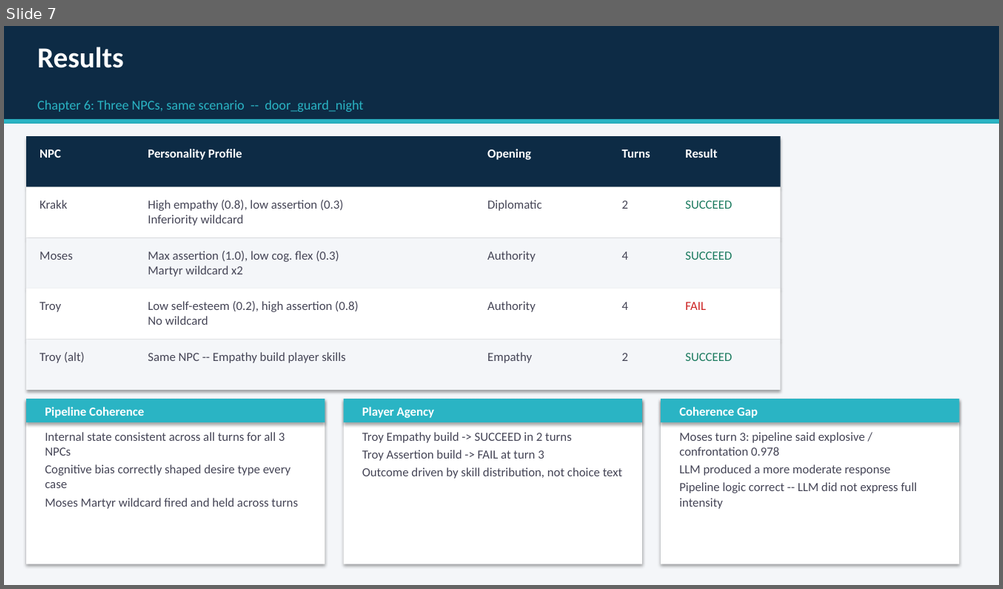
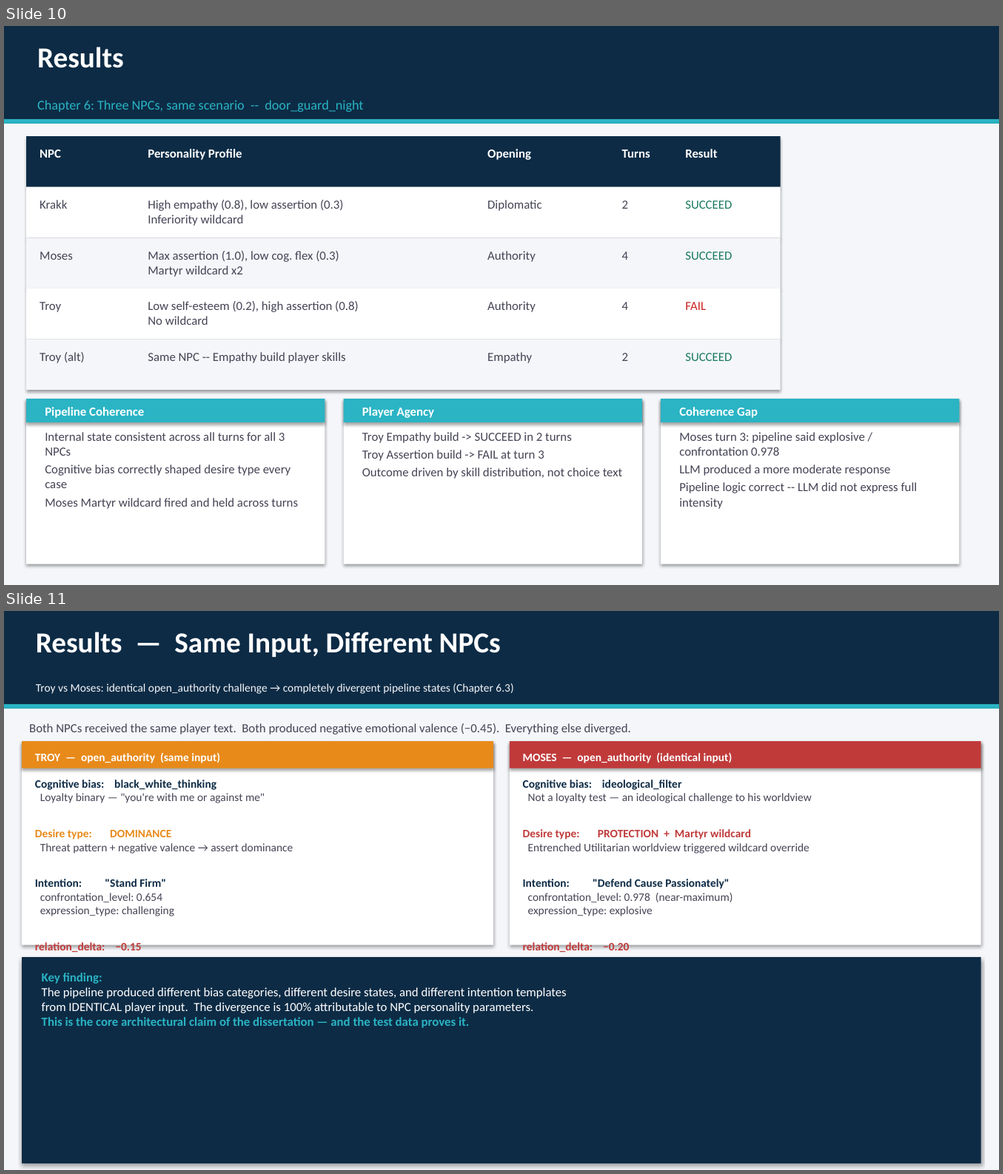
Before and after one commit to iiCHROME17/PNE, a slide deck: Dissertation/Materials/PNE_Presentation.pptx. Shown one above the other, each under a label of ours: slide 7 before the commit, slides 10 and 11 after it. The pictures are 1003x589 and 1003x1174 pixels, drawn with LibreOffice and Linux fonts; fonts in the diff are those of the drawing. Boxes give left, top, right and bottom in pixels: in the first picture for what was removed or moved away, otherwise in the second. Text is boxed around its words. In the diff, an @@ line names an element or a change of style, - is before the commit and + after.

```diff
--- a/Dissertation/Materials/PNE_Presentation.pptx
+++ b/Dissertation/Materials/PNE_Presentation.pptx
@@ slide 11 added at bbox=[4, 611, 999, 1170], background #FFFFFF @@
@@ rectangle added at bbox=[4, 611, 999, 704], fill #0D2B45 @@
@@ text added at bbox=[36, 632, 501, 657], 28 pt, text #FFFFFF, bold @@
+Results — Same Input, Different NPCs
@@ text added at bbox=[36, 684, 513, 694], 11 pt, text #F4F6F9 @@
+Troy vs Moses: identical open_authority challenge → completely divergent pipeline states (Chapter 6.3)
@@ rectangle added at bbox=[4, 704, 999, 709], fill #2AB4C4 @@
@@ rectangle added at bbox=[4, 709, 999, 1170], fill #F4F6F9 @@
@@ rectangle added at bbox=[22, 741, 493, 945], fill #FFFFFF @@
@@ rectangle added at bbox=[22, 741, 493, 769], fill #E88A1A @@
@@ text added at bbox=[29, 723, 631, 735], 12 pt, text #444455 @@
+Both NPCs received the same player text. Both produced negative emotional valence (−0.45). Everything else diverged.
@@ rectangle added at bbox=[509, 741, 981, 945], fill #FFFFFF @@
@@ rectangle added at bbox=[509, 741, 981, 769], fill #C03A3A @@
@@ text added at bbox=[35, 753, 220, 763], 11 pt, text #FFFFFF, bold @@
+TROY — open_authority (same input)
@@ text added at bbox=[523, 753, 732, 763], 11 pt, text #FFFFFF, bold @@
+MOSES — open_authority (identical input)
@@ text added at bbox=[35, 780, 293, 1004], 11 pt, text #444455 @@
+Cognitive bias: black_white_thinking
+Loyalty binary — "you're with me or against me"
+Desire type: DOMINANCE
+Threat pattern + negative valence → assert dominance
+Intention: "Stand Firm"
+confrontation_level: 0.654
+expression_type: challenging
+relation_delta: −0.15
+Root cause: Troy's cog_flexibility = 0.1 (near-zero).
+First impression locks in. Hard to recover from.
@@ text added at bbox=[523, 780, 811, 999], 11 pt, text #444455 @@
+Cognitive bias: ideological_filter
+Not a loyalty test — an ideological challenge to his worldview
+Desire type: PROTECTION + Martyr wildcard
+Entrenched Utilitarian worldview triggered wildcard override
+Intention: "Defend Cause Passionately"
+confrontation_level: 0.978 (near-maximum)
+expression_type: explosive
+relation_delta: −0.20
+Root cause: Moses's max assertion (1.0) + Martyr wildcard.
+Wildcard fires when he perceives ideological threat.
@@ rectangle added at bbox=[22, 958, 981, 1165], fill #0D2B45 @@
@@ text added at bbox=[42, 973, 566, 1028], 12 pt, text #FFFFFF @@
+Key finding:
+The pipeline produced different bias categories, different desire states, and different intention templates
+from IDENTICAL player input. The divergence is 100% attributable to NPC personality parameters.
+This is the core architectural claim of the dissertation — and the test data proves it.
@@ what was slide 7 is now slide 10 @@
```
Also in this commit, not shown: 4 other slides added, 45 other files.
